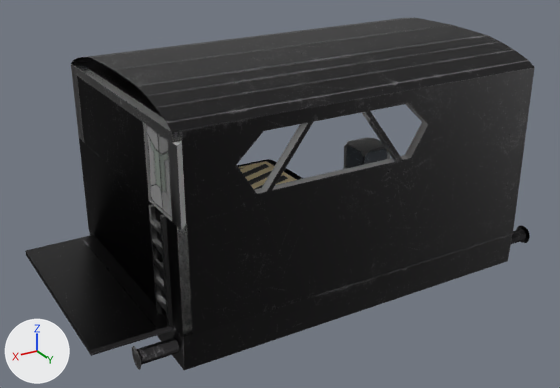
The OBJ model res/models/Levels/2/level2.obj, before and after one commit.
One viewpoint serves both versions: a 50 mm camera at (31.81, 18.48, 10.74) aimed at (20.87, 0.25, 1.63). The lights are fixed; the arrows at lower left show +X, +Y and +Z. Where no turn or scale is listed for an object, it has been applied to the vertices. Vertices at the same position are counted once.

The first picture shows 'D_right_door_2', 'F_floor_1.003', 'R_roof_1.003', 'S_corner_platform_1.003', 'W_back_wall_1.003', 'W_right_wall_down_1.003', 'W_right_wall_left_1.003', 'W_right_wall_right_2.001', 'W_right_wall_up_1.003', 'X_Drabina2', 'X_Przejscie2', 'Y_decoBox1_4.007'.
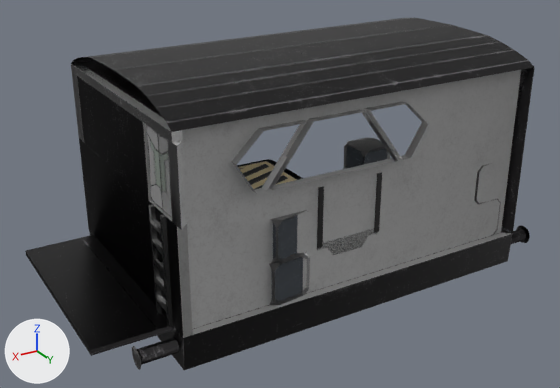
Diff of the bpy script that builds the scene:
```diff
--- a/res/models/Levels/2/level2.obj.py
+++ b/res/models/Levels/2/level2.obj.py
@@ me_w_back_wall_1_003 @@
 # used by ob_w_back_wall_1_003; location = (0.0, 0.0, 0.0)
-me_w_back_wall_1_003.from_pydata(...)  # 58 vertices, 67 faces; spans x 14.44..25.6, y 3.33..3.58, z 0.09..5.35
+me_w_back_wall_1_003.from_pydata(...)  # 54 vertices, 42 faces; spans x 14.69..25.35, y 3.33..3.58, z 0.09..5.35
+# me_w_back_wall_1_003 part 1
+# 4 vertices are removed from x 14.44..25.6, y 3.58, z 0.09..5.35
+# 25 faces are deleted
 me_w_back_wall_1_003.materials.append(mat_back_wallmaterial_002)
```

Boxes (x1, y1, x2, y2) around the edits, measured in the pictures (560 x 388 px):
'W_back_wall_1.003', reshaped (7% narrower)
    before: (172, 67, 535, 338)
    after: (182, 70, 521, 329)
part 1 of me_w_back_wall_1_003, deleted (black)
    before: (172, 67, 535, 338)
'W_left_wall_1.003', unchanged, uncovered by the edit
    after: (502, 67, 535, 233)
'Y_decoBox1_4.008', unchanged, uncovered by the edit
    after: (269, 253, 310, 305)
'Y_decoBox1_4.009', unchanged, uncovered by the edit
    after: (271, 210, 308, 264)
